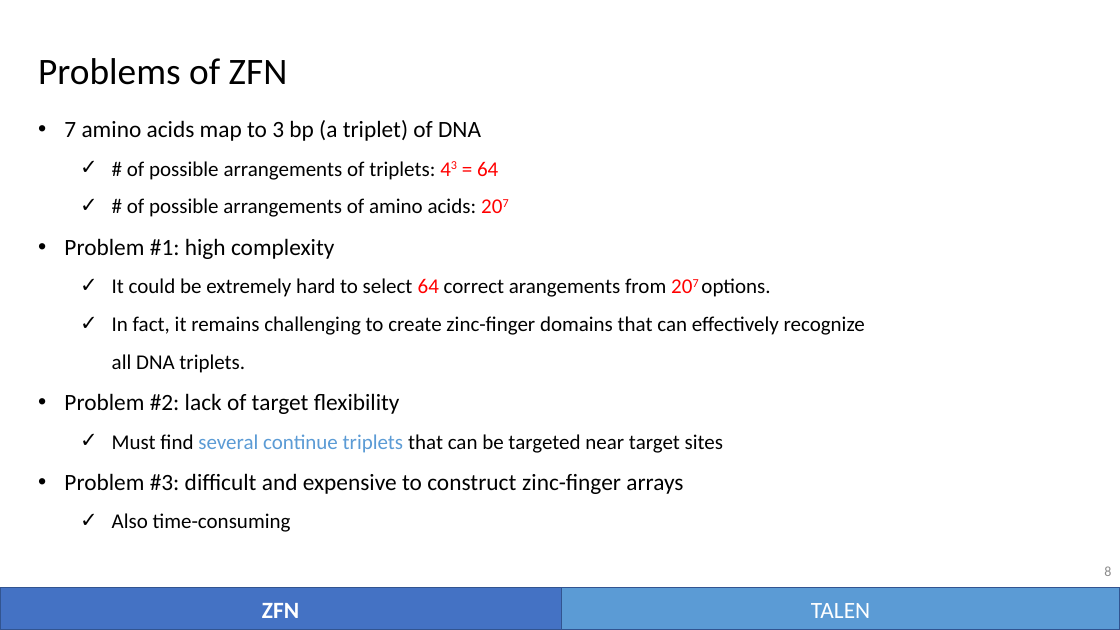
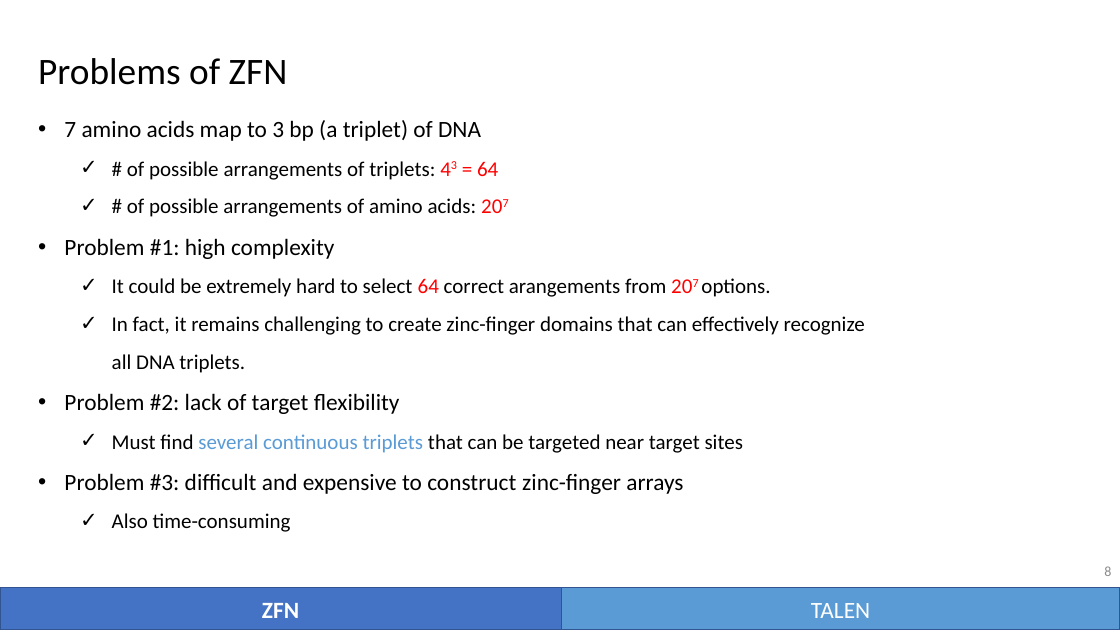
Before and after one commit to vwOvOwv/PKU-Undergraduate-Course, a slide deck: slide 8 of 遗传学讨论 (Seminar on Genetics)/topic4_genome_editing.pptx. Drawn at 1120x630 pixels with LibreOffice and Linux fonts; fonts in the diff are those of the drawing. Boxes give left, top, right and bottom in pixels: in the first picture for what was removed or moved away, otherwise in the second. Text is boxed around its words. In the diff, an @@ line names an element or a change of style, - is before the commit and + after.

```diff
--- a/遗传学讨论 (Seminar on Genetics)/topic4_genome_editing.pptx
+++ b/遗传学讨论 (Seminar on Genetics)/topic4_genome_editing.pptx
@@ text at (112,434,743,453): text changed @@
-  ✓ Must find several continue triplets that can be targeted near target sites
+  ✓ Must find several continuous triplets that can be targeted near target sites
```
Also in this commit, not shown: 14 other slides changed.
